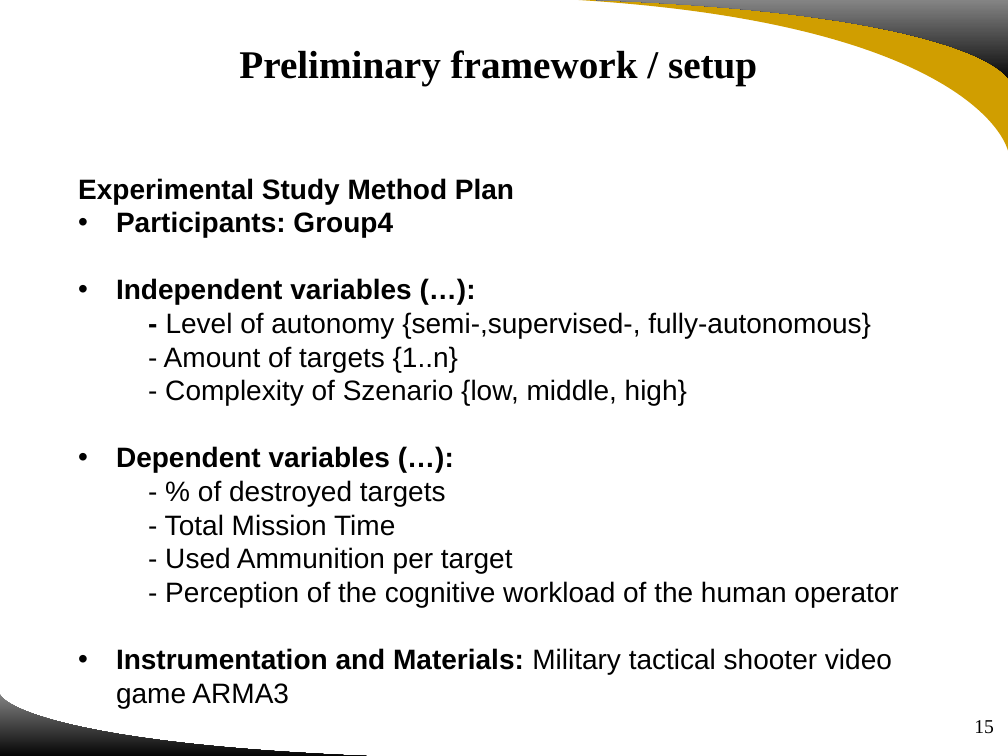
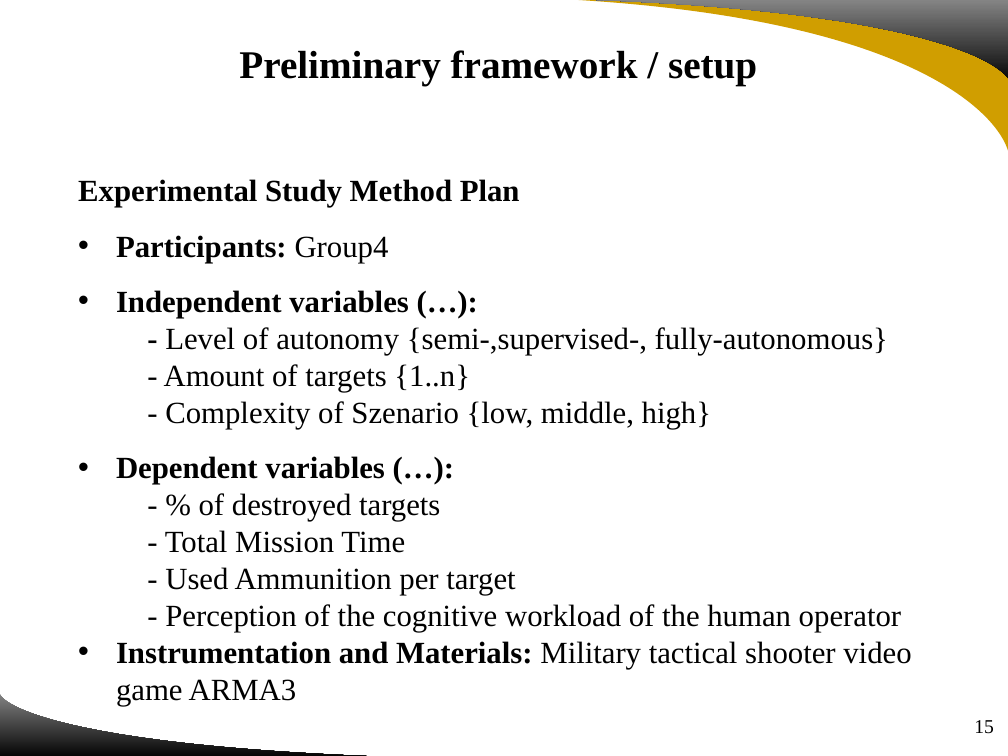
Before and after one commit to UgurUysal86/HUMAN-ASSISTED-WEAPON-SYSTEMS, a slide deck: slide 15 of Project Review and Feedback/181022 IDS6916 Group4 Project Review and Feedback.pptx. Drawn at 1008x756 pixels with LibreOffice and Linux fonts; fonts in the diff are those of the drawing; background and template pictures are left out. Boxes give left, top, right and bottom in pixels: in the first picture for what was removed or moved away, otherwise in the second. Text is boxed around its words. In the diff, an @@ line names an element or a change of style, - is before the commit and + after.

```diff
--- a/Project Review and Feedback/181022 IDS6916 Group4 Project Review and Feedback.pptx
+++ b/Project Review and Feedback/181022 IDS6916 Group4 Project Review and Feedback.pptx
@@ text "Experimental Study Method Plan" at box(78, 179, 911, 706): size 20 to 22 pt, font Arial to Times New Roman; bold off in "Group4"; line spacing 1 to 1.5 @@
```
Also in this commit, not shown: 14 other slides changed.
